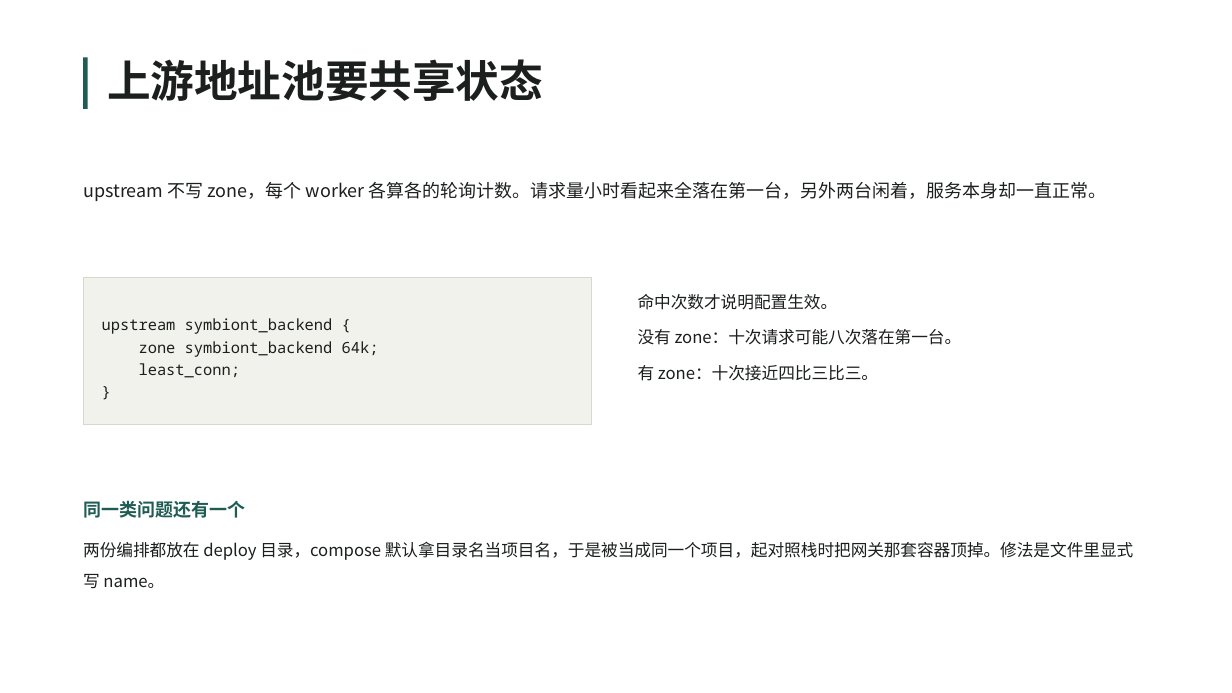
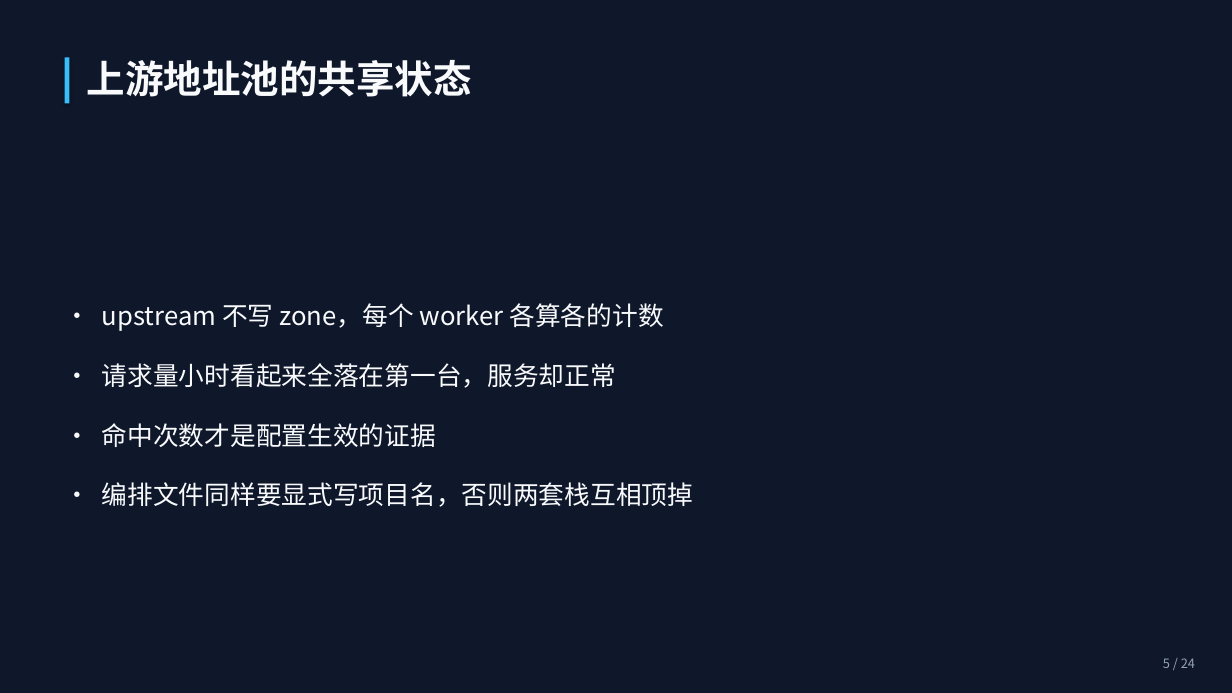
Before and after one commit to VesselPaper/symbiont, a slide deck: slide 5 of share/技术分享-应用代理与负载均衡.pptx. Drawn at 1232x693 pixels with LibreOffice and Linux fonts; fonts in the diff are those of the drawing; background and template pictures are left out. Boxes give left, top, right and bottom in pixels: in the first picture for what was removed or moved away, otherwise in the second. Text is boxed around its words. In the diff, an @@ line names an element or a change of style, - is before the commit and + after.

Commit message:
docs(share): 改用 powerpoint-deck-designer skill 出整套 PPT
- 装 skills/powerpoint-deck-designer，用它的主题系统、LayoutEngine、校验器
- 在它基础上补 picture / stats / ledger 三种版式，覆盖 content、two-column、cards、section 以填满版面
- spec 走 skill 的 JSON 规格，24 页，主题 modern-slate，字体换雅黑保证中文字形
- 代码截图、浏览器截图、大数字、改造前后对照都进得去了

```diff
--- a/share/技术分享-应用代理与负载均衡.pptx
+++ b/share/技术分享-应用代理与负载均衡.pptx
@@ rectangle added at [0,0,1232,693], fill #0F172A @@
@@ rectangle: place and size @@
-rectangle at [83,57,88,109]
+rectangle at [65,57,69,104]
@@ rectangle at [65,57,69,104]: fill #1F5C54 to #38BDF8; shadow on @@
@@ text at [87,60,472,97]: text changed; size 34 to 30 pt; text colour #1B1F1D to #F8FAFC @@
-上游地址池要共享状态
+上游地址池的共享状态
@@ text "· upstream 不写 zone，每个 worker ..." at [102,303,693,507]: vertical alignment top to middle @@
@@ rectangle removed at [83,277,592,425] @@
-upstream symbiont_backend {
-zone symbiont_backend 64k;
-least_conn;
-}
@@ text removed at [638,294,962,381] @@
-命中次数才说明配置生效。
-没有 zone：十次请求可能八次落在第一台。
-有 zone：十次接近四比三比三。
@@ text at [102,303,693,507]: text changed; size 14 to 20 pt; text colour #1B1F1D to #F8FAFC @@
-upstream 不写 zone，每个 worker 各算各的轮询计数。请求量小时看起来全落在第一台，另外两台闲着，服务本身却一直正常。
+· upstream 不写 zone，每个 worker 各算各的计数
+· 请求量小时看起来全落在第一台，服务却正常
+· 命中次数才是配置生效的证据
+· 编排文件同样要显式写项目名，否则两套栈互相顶掉
@@ text removed at [83,500,245,518] @@
-同一类问题还有一个
@@ text removed at [83,541,1133,588] @@
-两份编排都放在 deploy 目录，compose 默认拿目录名当项目名，于是被当成同一个项目，起对照栈时把网关那套容器顶掉。修法是文件里显式写 name。
@@ text added at [1163,658,1195,668], 10 pt, text #94A3B8 @@
+5 / 24
```
Also in this commit, not shown: 10 other slides changed, 13 slides added, 12 slides removed, 3 other files.
